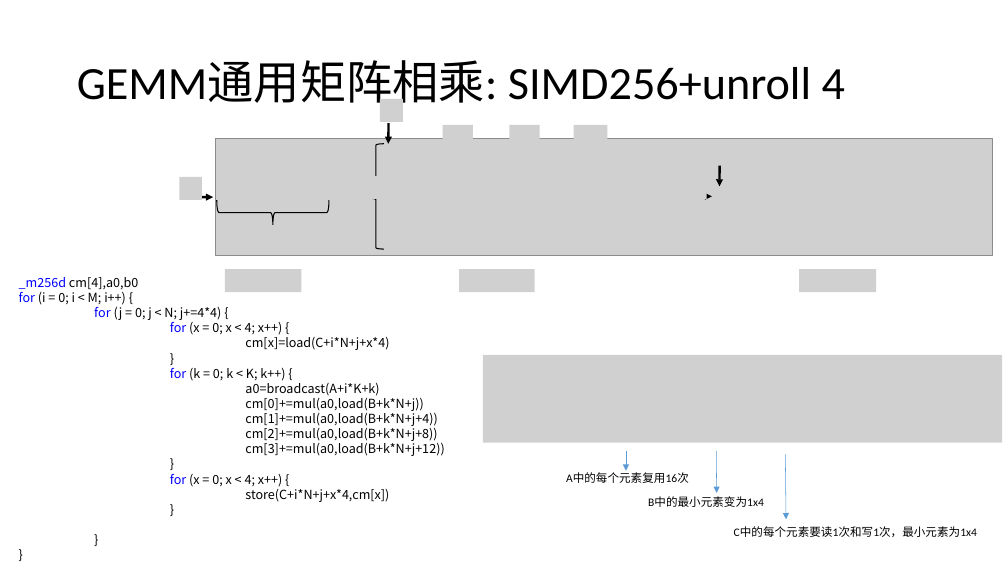
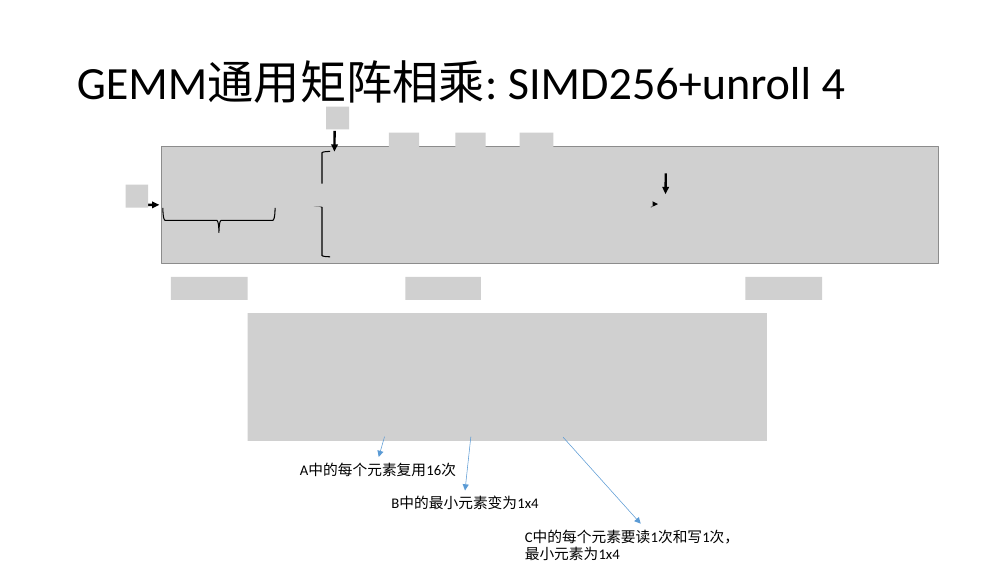
Before and after one commit to LeonJinC/Fast-Convolution-with-SIMD-and-GEMM, a slide deck: slide 21 of 结合SIMD和GEMM的快速卷积及其在高斯模糊中的应用.pptx (slide 19 before the commit). Drawn at 1008x567 pixels with LibreOffice and Linux fonts; fonts in the diff are those of the drawing; grey boxes stand for pictures. Boxes give left, top, right and bottom in pixels: in the first picture for what was removed or moved away, otherwise in the second. Text is boxed around its words. In the diff, an @@ line names an element or a change of style, - is before the commit and + after.

```diff
--- a/结合SIMD和GEMM的快速卷积及其在高斯模糊中的应用.pptx
+++ b/结合SIMD和GEMM的快速卷积及其在高斯模糊中的应用.pptx
@@ 5 pictures, 1 left brace, 1 arrow: place and size @@
-5 pictures, 1 left brace, 1 arrow at [368,125,943,249]
+5 pictures, 1 left brace, 1 arrow at [314,132,889,256]
@@ 11 pictures, 3 arrows, 1 left brace: place and size @@
-11 pictures, 3 arrows, 1 left brace at [179,99,992,292]
+11 pictures, 3 arrows, 1 left brace at [126,107,938,299]
@@ text removed at [19,277,444,502] @@
-_m256d cm[4],a0,b0
-for (i = 0; i < M; i++) {
-for (j = 0; j < N; j+=4*4) {
-for (x = 0; x < 4; x++) {
-cm[x]=load(C+i*N+j+x*4)
-}
-for (k = 0; k < K; k++) {
-a0=broadcast(A+i*K+k)
-cm[0]+=mul(a0,load(B+k*N+j))
-            cm[1]+=mul(a0,load(B+k*N+j+4))
-            cm[2]+=mul(a0,load(B+k*N+j+8))
-            cm[3]+=mul(a0,load(B+k*N+j+12))
-}
-for (x = 0; x < 4; x++) {
-store(C+i*N+j+x*4,cm[x])
-}
-}
-}
@@ picture: place and size @@
-picture at [483,355,1003,442]
+picture at [248,313,768,441]
@@ arrow moved from (626, 451) - (626, 471) to (385, 437) - (379, 457) @@
@@ arrow moved from (717, 451) - (717, 493) to (471, 437) - (465, 491) @@
@@ arrow moved from (786, 454) - (786, 520) to (563, 437) - (641, 524) @@
@@ text "A中的每个元素复用16次" at [300,462,456,477]: size 11 to 14 pt @@
@@ text "A中的每个元素复用16次": place and size @@
-text "A中的每个元素复用16次" at [566,473,689,483]
+text "A中的每个元素复用16次" at [300,462,456,477]
@@ text "B中的最小元素变为1x4": place and size @@
-text "B中的最小元素变为1x4" at [648,497,764,507]
+text "B中的最小元素变为1x4" at [391,496,538,510]
@@ text "B中的最小元素变为1x4" at [391,496,538,510]: size 11 to 14 pt @@
@@ text at [525,529,739,561]: text changed; size 11 to 14 pt @@
-C中的每个元素要读1次和写1次，最小元素为1x4
+C中的每个元素要读1次和写1次，
+最小元素为1x4
```
Also in this commit, not shown: 21 other slides changed, 4 slides added, 1 slide removed, 2 other files.
